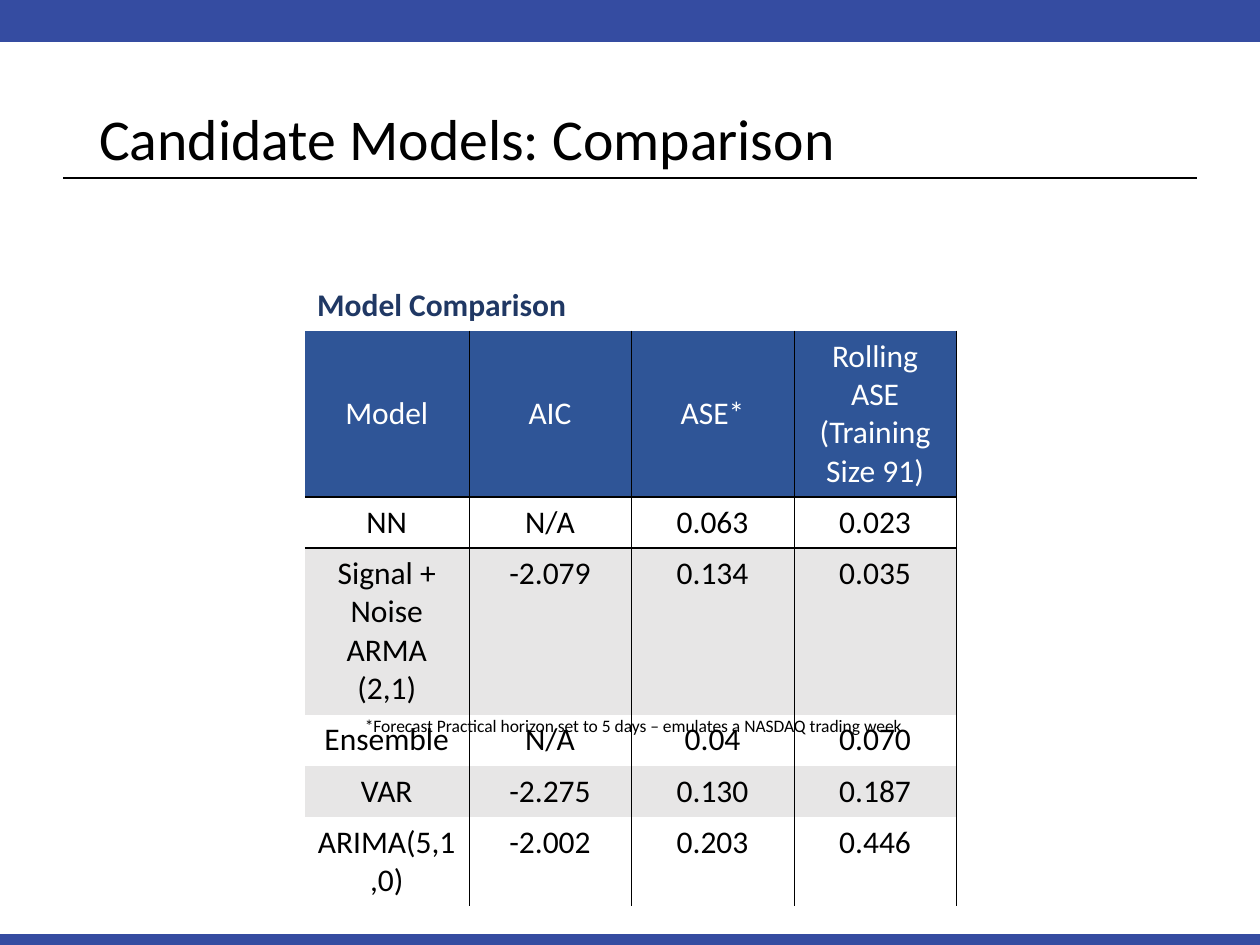
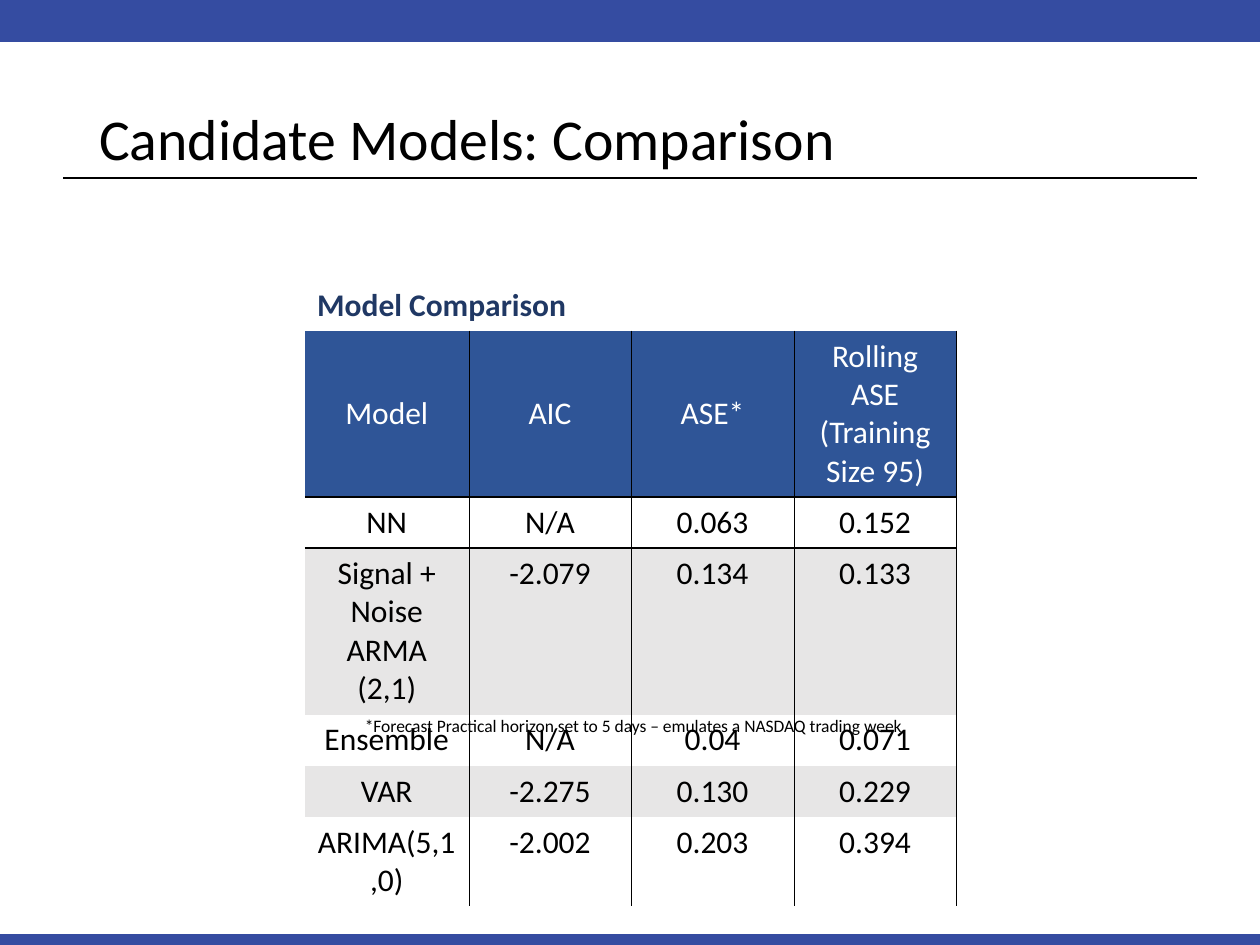
Before and after one commit to PaulAdams4361/Time-Series-Project, a slide deck: slide 12 of FinalPresentation.pptx. Drawn at 1260x945 pixels with LibreOffice and Linux fonts; fonts in the diff are those of the drawing. Boxes give left, top, right and bottom in pixels: in the first picture for what was removed or moved away, otherwise in the second. Text is boxed around its words. In the diff, an @@ line names an element or a change of style, - is before the commit and + after.

Commit message:
update mlp batch to 95.  Update to deck for comparison slide
update mlp batch to 95.  Update to deck for comparison slide

```diff
--- a/FinalPresentation.pptx
+++ b/FinalPresentation.pptx
@@ table at box(305, 330, 956, 899) @@
-row 1, column 4: Rolling ASE (Training Size 91)
+row 1, column 4: Rolling ASE (Training Size 95)
-row 2, column 4: 0.023
+row 2, column 4: 0.152
-row 3, column 4: 0.035
+row 3, column 4: 0.133
-row 4, column 4: 0.070
+row 4, column 4: 0.071
-row 5, column 4: 0.187
+row 5, column 4: 0.229
-row 6, column 4: 0.446
+row 6, column 4: 0.394
```
Also in this commit, not shown: 1 other file.
